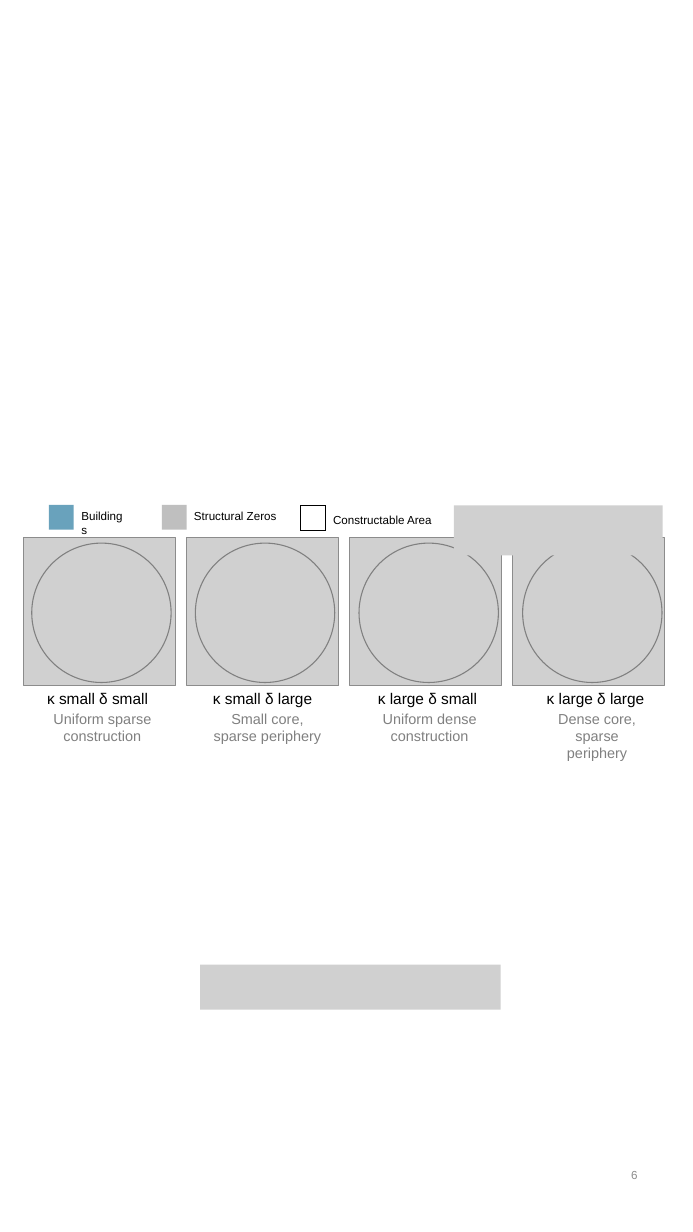
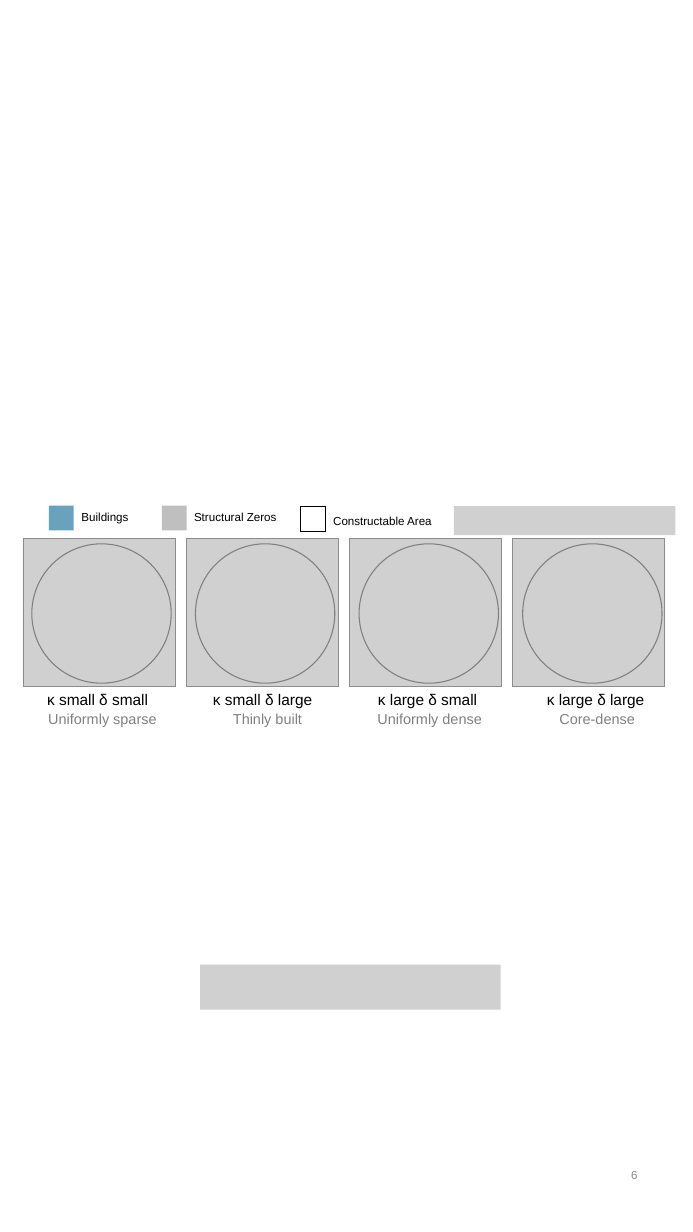
Before and after one commit to liang-jia-qi/Urban_Growth_Codes, a slide deck: slide 6 of Presentations/Graphs/Parameters Scatter.pptx. Drawn at 693x1232 pixels with LibreOffice and Linux fonts; fonts in the diff are those of the drawing; grey boxes stand for pictures. Boxes give left, top, right and bottom in pixels: in the first picture for what was removed or moved away, otherwise in the second. Text is boxed around its words. In the diff, an @@ line names an element or a change of style, - is before the commit and + after.

```diff
--- a/Presentations/Graphs/Parameters Scatter.pptx
+++ b/Presentations/Graphs/Parameters Scatter.pptx
@@ text "Buildings" rewrapped from (x1=74, y1=505, x2=135, y2=541) to (x1=81, y1=512, x2=128, y2=524) @@
@@ picture resized from (x1=454, y1=505, x2=662, y2=555) to (x1=454, y1=506, x2=675, y2=535) @@
@@ text at (x1=48, y1=713, x2=156, y2=727): text changed @@
-Uniform sparse construction
+Uniformly sparse
@@ text at (x1=233, y1=713, x2=301, y2=727): text changed @@
-Small core, sparse periphery
+Thinly built
@@ text at (x1=377, y1=713, x2=481, y2=727): text changed @@
-Uniform dense construction
+Uniformly dense
@@ text at (x1=559, y1=713, x2=634, y2=724): text changed @@
-Dense core, sparse periphery
+Core-dense
```
Also in this commit, not shown: 6 other slides changed, 9 other files.
